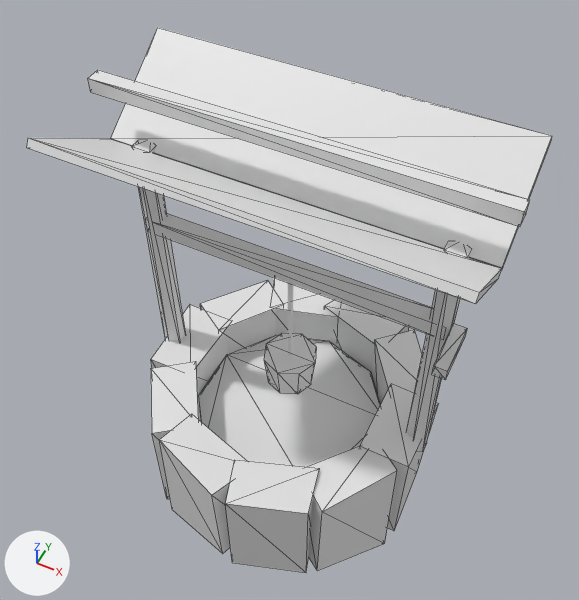
One commit to the glTF model models/village/props/well.glb: the scene before it, then after it.
Before and after are seen from a 50 mm camera at (1.13, -2.27, 4.18) aimed at (-0.05, 0.09, 1.23). The axes (+X, +Y, +Z) are drawn at lower left. The lights are the same throughout. The picture after the commit comes second. Mesh edges are drawn as thin lines on the coarser meshes. Where no turn or scale is listed for an object, it has been applied to the vertices. Vertices at exactly the same position are counted once.

In view in the first picture: 'Crank', 'Post', 'Post.001', 'Ridge', 'Roof', 'Roof.001', 'Stone', 'Stone.004', 'Stone.007', 'Stone.008', 'Stone.009', 'Water' and 8 more.
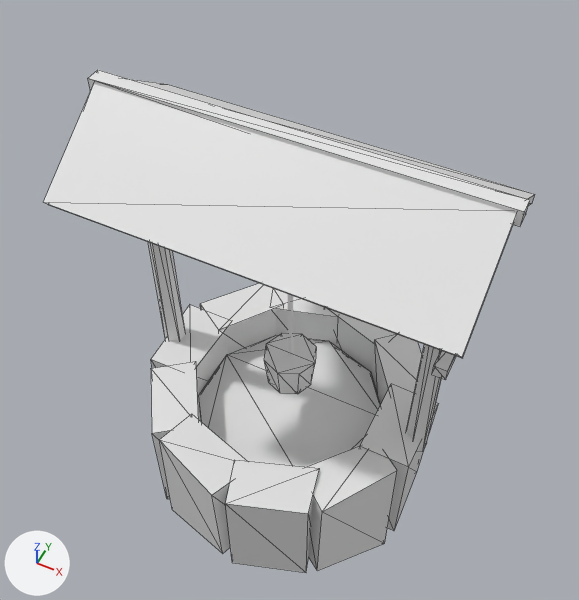
Where the newer file only moved an object's origin or applied its transform, the numbers keep the older frame.

Boxes [x1, y1, x2, y2] around the edits, measured in the pictures (579 x 600 px):
'Roof.001', turned
    before: [27, 138, 502, 304]
    after: [43, 84, 516, 358]
'Roof', turned
    before: [111, 28, 552, 269]
    after: [130, 79, 535, 206]
'Post.001', reshaped
    before: [406, 241, 471, 452]
    after: [406, 344, 442, 452]
'Post', reshaped
    before: [132, 140, 186, 341]
    after: [148, 242, 186, 341]
'Crank', unchanged, covered by the edit
    before: [145, 214, 446, 340]

The change, as a list of edits to the scene's bpy script:
```text
Change me_post:
    used by ob_post; location = (-0.72, 0.0, 1.3)
    before: 1 (0.0, 0.054, 0.7), 3 (0.047, 0.027, 0.7) at pixel (156, 145), 5 (0.047, -0.027, 0.7) at pixel (149, 152), 7 (0.0, -0.054, 0.7), 9 (-0.047, -0.027, 0.7) at pixel (131, 146)
    before: 11 (-0.047, 0.027, 0.7) at pixel (138, 140)
    remove me_post.from_pydata(...)  # 12 vertices, 20 faces; spans x -0.052..0.052, y -0.06..0.06, z -0.7..0.7
    add me_post.from_pydata(...)  # 12 vertices, 20 faces; spans x -0.052..0.052, y -0.06..0.06, z -0.7..0.96
    me_post part 1
    add for i in [1, 3, 5, 7, 9, 11]: me_post.vertices[i].co += Vector((0.0, 0.0, 0.26))
Change me_post_001:
    used by ob_post_001; location = (0.72, 0.0, 1.3)
    before: 1 (0.0, 0.054, 0.7), 3 (0.047, 0.027, 0.7) at pixel (471, 248), 5 (0.047, -0.027, 0.7) at pixel (467, 257), 7 (0.0, -0.054, 0.7), 9 (-0.047, -0.027, 0.7) at pixel (443, 250)
    before: 11 (-0.047, 0.027, 0.7) at pixel (448, 241)
    remove me_post_001.from_pydata(...)  # 12 vertices, 20 faces; spans x -0.052..0.052, y -0.06..0.06, z -0.7..0.7
    add me_post_001.from_pydata(...)  # 12 vertices, 20 faces; spans x -0.052..0.052, y -0.06..0.06, z -0.7..0.96
    me_post_001 part 2
    add for i in [1, 3, 5, 7, 9, 11]: me_post_001.vertices[i].co += Vector((0.0, 0.0, 0.26))
Change ob_roof:
    ob_roof.rotation_euler: (0.6, 0.0, 0.0) -> (-0.6, 0.0, 0.0)  # degrees (34, 0, 0) -> degrees (-34, 0, 0)
Change ob_roof_001:
    ob_roof_001.rotation_euler: (-0.6, 0.0, 0.0) -> (0.6, 0.0, 0.0)  # degrees (-34, 0, 0) -> degrees (34, 0, 0)
```
